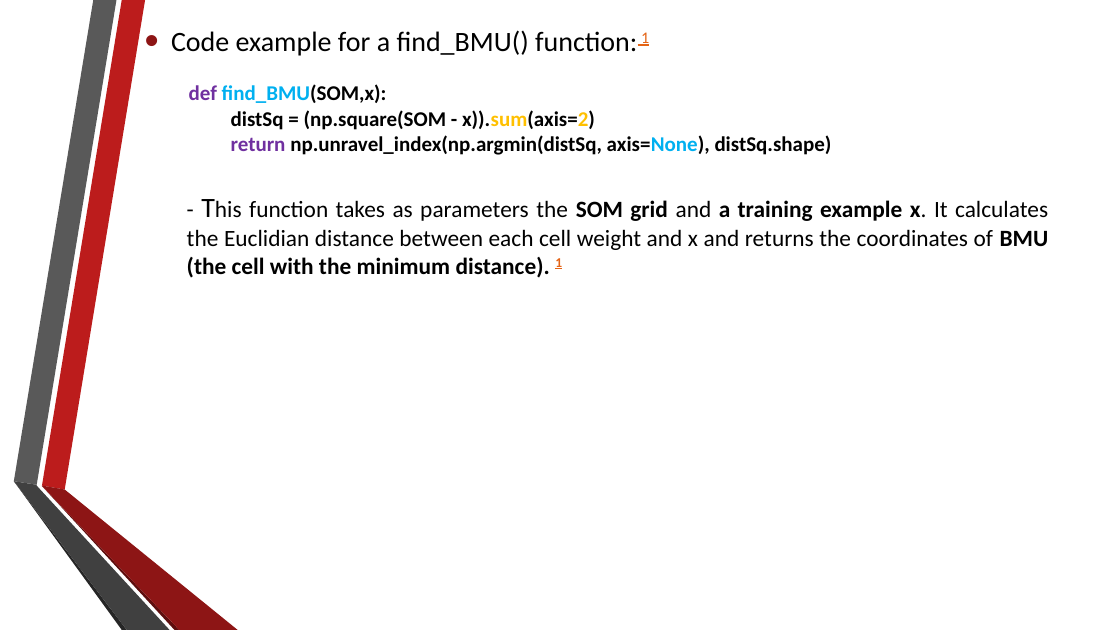
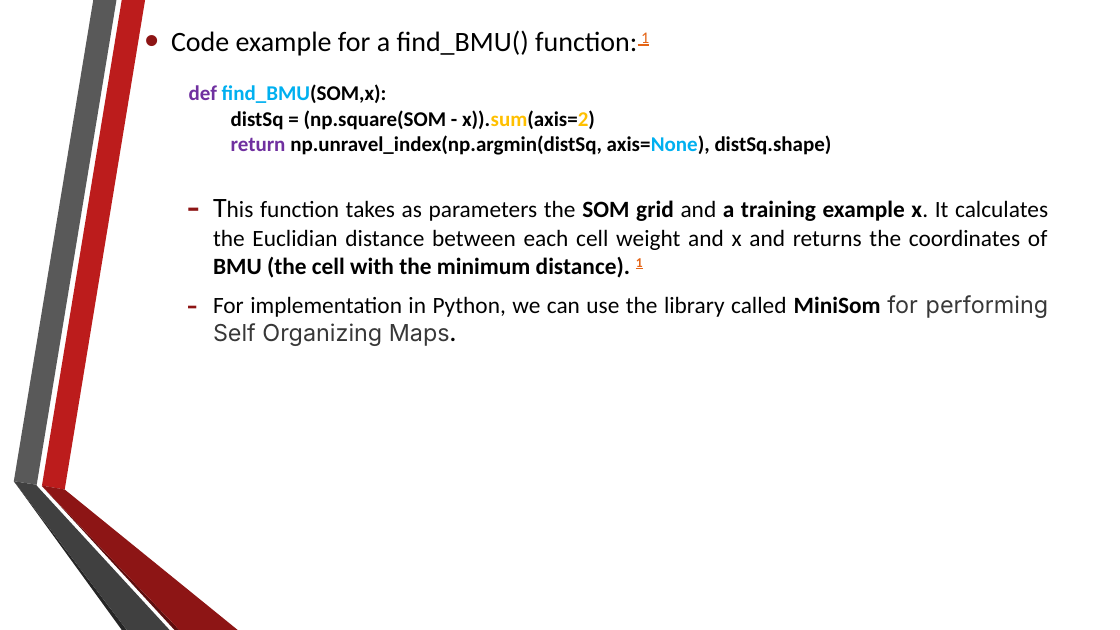
Before and after one commit to alexdn7/archaeology-project, a slide deck: slide 6 of About self-organizing maps.pptx. Drawn at 1120x630 pixels with LibreOffice and Linux fonts; fonts in the diff are those of the drawing. Boxes give left, top, right and bottom in pixels: in the first picture for what was removed or moved away, otherwise in the second. Text is boxed around its words. In the diff, an @@ line names an element or a change of style, - is before the commit and + after.

Commit message:
update powerpoint and create a python code for SOM

```diff
--- a/About self-organizing maps.pptx
+++ b/About self-organizing maps.pptx
@@ text at <box>213,200,1048,346</box>: text changed @@
-  - This function takes as parameters the SOM grid and a training example x. It calculates the Euclidian distance between each cell weight and x and returns the coordinates of BMU (the cell with the minimum distance). 1
+  – This function takes as parameters the SOM grid and a training example x. It calculates the Euclidian distance between each cell weight and x and returns the coordinates of BMU (the cell with the minimum distance). 1
+  – For implementation in Python, we can use the library called MiniSom for performing Self Organizing Maps.
```
Also in this commit, not shown: 1 other slide changed, 8 slides added, 1 slide removed, 2 other files.
